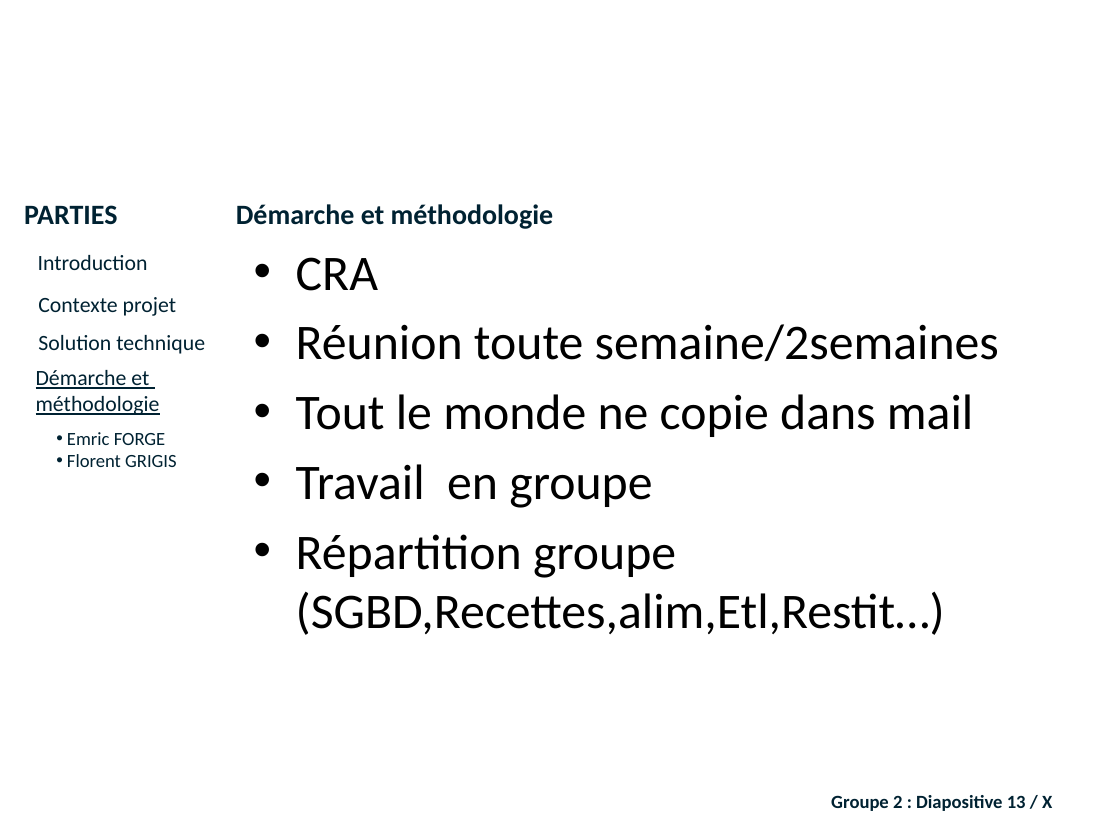
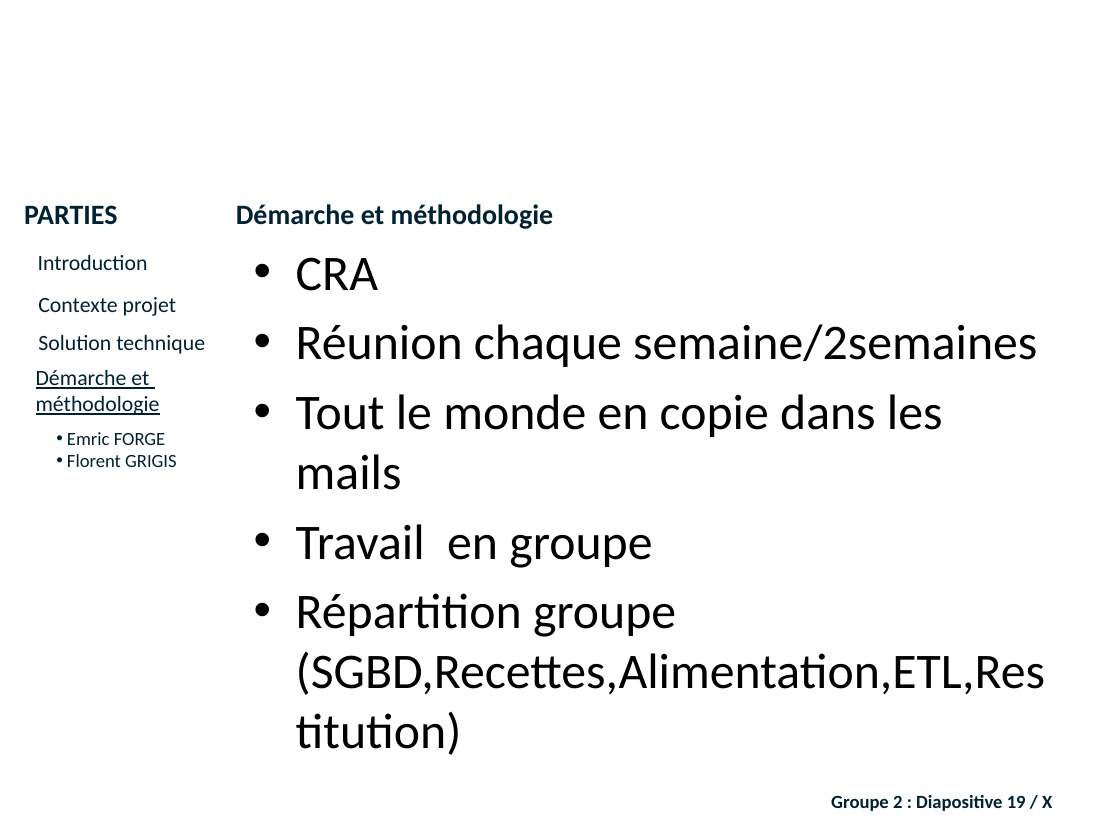
Before and after one commit to lobtec/dartiesgroupe2, a slide deck: slide 19 of PROJET/Soutenance Finale/Présentation finale.pptx (slide 13 before the commit). Drawn at 1120x840 pixels with LibreOffice and Linux fonts; fonts in the diff are those of the drawing; background and template pictures are left out. Boxes give left, top, right and bottom in pixels: in the first picture for what was removed or moved away, otherwise in the second. Text is boxed around its words. In the diff, an @@ line names an element or a change of style, - is before the commit and + after.

```diff
--- a/PROJET/Soutenance Finale/Présentation finale.pptx
+++ b/PROJET/Soutenance Finale/Présentation finale.pptx
@@ text at (296,324,1037,490): text changed @@
-• Réunion toute semaine/2semaines
-• Tout le monde ne copie dans mail
+• Réunion chaque semaine/2semaines
+• Tout le monde en copie dans les mails
@@ text at (296,593,1045,695): text changed @@
-• Répartition groupe (SGBD,Recettes,alim,Etl,Restit…)
+• Répartition groupe (SGBD,Recettes,Alimentation,ETL,Restitution)
@@ text at (831,795,1052,811): text changed @@
-Groupe 2 : Diapositive 13 / X
+Groupe 2 : Diapositive 19 / X
```
Also in this commit, not shown: 12 other slides changed, 48 slides added, 2 slides removed.
